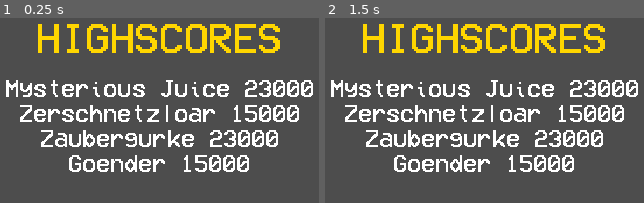
Above: before the commit, frames 1-2 (left to right).
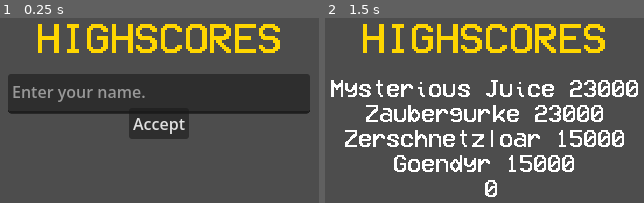
Above: after the commit, the same moments.

Repository: hanskraschewski/ifsrjam2
Game: Godot game, scene res://src/level/jacob_test.tscn
The game is run twice, just before and just after one commit, with the same random seed, the same clock (stepped at 60 frames per second) and the same inputs. This scene is started directly instead of the project's main scene.
Inputs (mouse positions are in pixels of both pictures, inside the frame that each line leads up to):
- Up to frame 1 (0.25 s): no input
- Up to frame 2 (1.5 s): click (484, 123) at 0.5 s, where only the run after the commit has a clickable "Accept"; tap Enter (ui_accept) at 1.25 s; move the mouse to (624, 123) at 1.27 s; hold Right (arrow_right) from 1.28 s (still down); click (624, 123) at 1.42 s

The runs differ from the first frame. In frame 1, 28% of the frame differs, in the area x 1-99%, y 30-84%; in frame 2, 7.5%.

Commit message:
score board with add name button. score variable is now part of global script Globals.gd

Diff:
--- a/ddfiles/project.godot
+++ b/ddfiles/project.godot
@@ -14,6 +14,10 @@
 run/main_scene="uid://docicevamdaon"
 config/features=PackedStringArray("4.7", "GL Compatibility")
 config/icon="res://icon.svg"
+
+[autoload]
+
+Globals="*uid://bstg74jragvg2"
 
 [display]
 
--- /dev/null
+++ b/ddfiles/src/Globals.gd
@@ -0,0 +1,3 @@
+extends Node
+
+var score: int = 0
--- /dev/null
+++ b/ddfiles/src/level/add_score_button.gd
@@ -0,0 +1,23 @@
+extends Button
+
+@onready
+var scores = $".."
+@onready
+var input = $"../TextEdit"
+
+# Called when the node enters the scene tree for the first time.
+func _ready() -> void:
+	pass # Replace with function body.
+
+
+# Called every frame. 'delta' is the elapsed time since the previous frame.
+func _process(delta: float) -> void:
+	pass
+
+
+func _on_button_up() -> void:
+	var name = input.text
+	input.hide()
+	hide()
+	scores.add_score(name, Globals.score)
+	scores.write_scores()
--- a/ddfiles/src/level/high_score.gd
+++ b/ddfiles/src/level/high_score.gd
@@ -8,20 +8,34 @@
 	"Mysterious Juice", 23000,
 	"Zerschnetzloar", 15000,
 	"Zaubergurke", 23000,
-	"Goender", 15000]
+	"Goendyr", 15000]
 
 
 # Called when the node enters the scene tree for the first time.
 func _ready() -> void:
 
+	pass
+
+func write_scores() -> void:
+	# absteigend nach greosse sortieren
+	var bs: String
+	var bi: int
+	for i in range(1, scores.size() - 1, 2):
+		for j in range(1, scores.size() - 1, 2):
+			if j + 2 < scores. size():
+				if scores[j] < scores[j + 2]:
+					bs = scores[j - 1]
+					bi = scores[j]
+					scores[j] = scores[j + 2]
+					scores[j - 1] = scores[j + 1]
+					scores[j + 2] = bi
+					scores[j + 1] = bs
+
 	for idx in range(0, scores.size() - 1, 2):
-		print(idx)
 		label.text += "\n" + scores[idx] + " " + str(scores[idx + 1])
 
 
 
 
-
 func add_score(player_name: String, score: int) -> void:
-	scores.append([player_name, score])
-	label.text += "\n" + scores[-2] + " " + str(scores[-1])
+	scores.append_array([player_name, score])
--- a/ddfiles/src/level/high_score.tscn
+++ b/ddfiles/src/level/high_score.tscn
@@ -2,6 +2,7 @@
 
 [ext_resource type="Script" uid="uid://b2cv4xwn1lh0r" path="res://src/level/high_score.gd" id="1_hrsnh"]
 [ext_resource type="FontFile" uid="uid://dtjfwelge1ixj" path="res://assets/VCR_OSD_MONO_1.001.ttf" id="1_tqe3r"]
+[ext_resource type="Script" uid="uid://dggf1hx6s3m7q" path="res://src/level/add_score_button.gd" id="3_nv5i8"]
 
 [node name="CanvasLayer" type="CanvasLayer" unique_id=1960712073 node_paths=PackedStringArray("label")]
 script = ExtResource("1_hrsnh")
@@ -37,3 +38,32 @@
 theme_override_fonts/font = ExtResource("1_tqe3r")
 theme_override_font_sizes/font_size = 24
 horizontal_alignment = 1
+
+[node name="TextEdit" type="TextEdit" parent="." unique_id=1441167446]
+anchors_preset = -1
+anchor_left = 0.5
+anchor_top = 0.325
+anchor_right = 0.5
+anchor_bottom = 0.325
+offset_left = -151.0
+offset_top = -4.0
+offset_right = 151.0
+offset_bottom = 35.799988
+grow_horizontal = 2
+grow_vertical = 2
+placeholder_text = "Enter your name."
+
+[node name="Button" type="Button" parent="." unique_id=218832841]
+anchors_preset = -1
+anchor_left = 0.5
+anchor_top = 0.45
+anchor_right = 0.5
+anchor_bottom = 0.45
+grow_horizontal = 2
+grow_vertical = 2
+size_flags_horizontal = 4
+size_flags_vertical = 4
+text = "Accept"
+script = ExtResource("3_nv5i8")
+
+[connection signal="button_up" from="Button" to="Button" method="_on_button_up"]
--- a/ddfiles/src/score.gd
+++ b/ddfiles/src/score.gd
@@ -2,8 +2,6 @@
 
 @export
 var label: Label
-
-var score: int = 0
 
 # Called when the node enters the scene tree for the first time.
 func _ready() -> void:
@@ -11,14 +9,14 @@
 
 
 func set_score(amount: int) -> void:
-	score = amount
+	Globals.score = amount
 	update_score()
 
 
 func update_score() -> void:
-	label.text = "SCORE: " + str(score)
+	label.text = "SCORE: " + str(Globals.score)
 
 
 func increase_score(amount: int) -> void:
-	score += amount
+	Globals.score += amount
 	update_score()
Not shown, added: ddfiles/src/Globals.gd.uid
Not shown, added: ddfiles/src/level/add_score_button.gd.uid
